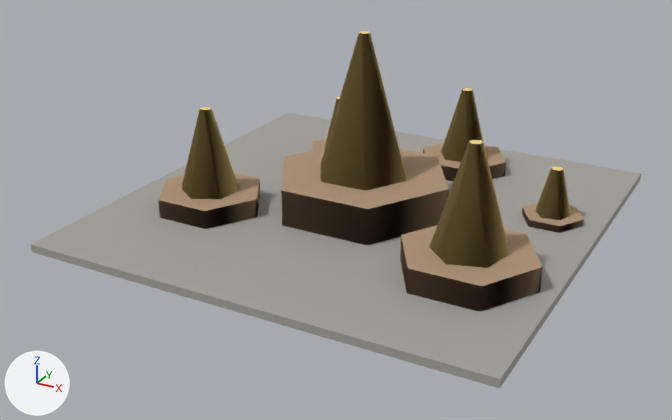
Two versions of the glTF model assets/models/ore_field.glb, one commit apart.
One viewpoint serves both versions: a 50 mm camera at (3.98, -7.81, 3.87) aimed at (-0.08, -0.42, 0.18). The axes (+X, +Y, +Z) are drawn at lower left. The lights are the same throughout. The first picture is the older version.

Objects in the first picture: 'Body'.
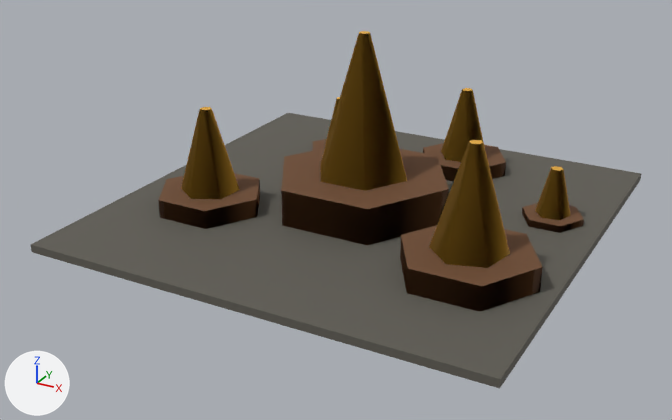
Boxes [x1, y1, x2, y2] around the edits, measured in the pictures (672 x 420 px):
'Body', recoloured (darker)
    both: [31, 31, 641, 389]

The change in detail:
Material 'Amber' (mat_amber) changes colour from yellow #f1d385 to orange #e0a63c; in linear values from (0.878, 0.651, 0.235) to (0.745, 0.381, 0.0451).
Material 'Rust' (mat_rust) changes colour from beige #af9376 to brown #6e4a2e; in linear values from (0.431, 0.29, 0.18) to (0.156, 0.0684, 0.0272).
Material 'Concrete_Dark' (mat_concrete_dark) changes colour from grey #a4a19a to dark grey #5e5b53; in linear values from (0.369, 0.357, 0.325) to (0.112, 0.105, 0.0862).
